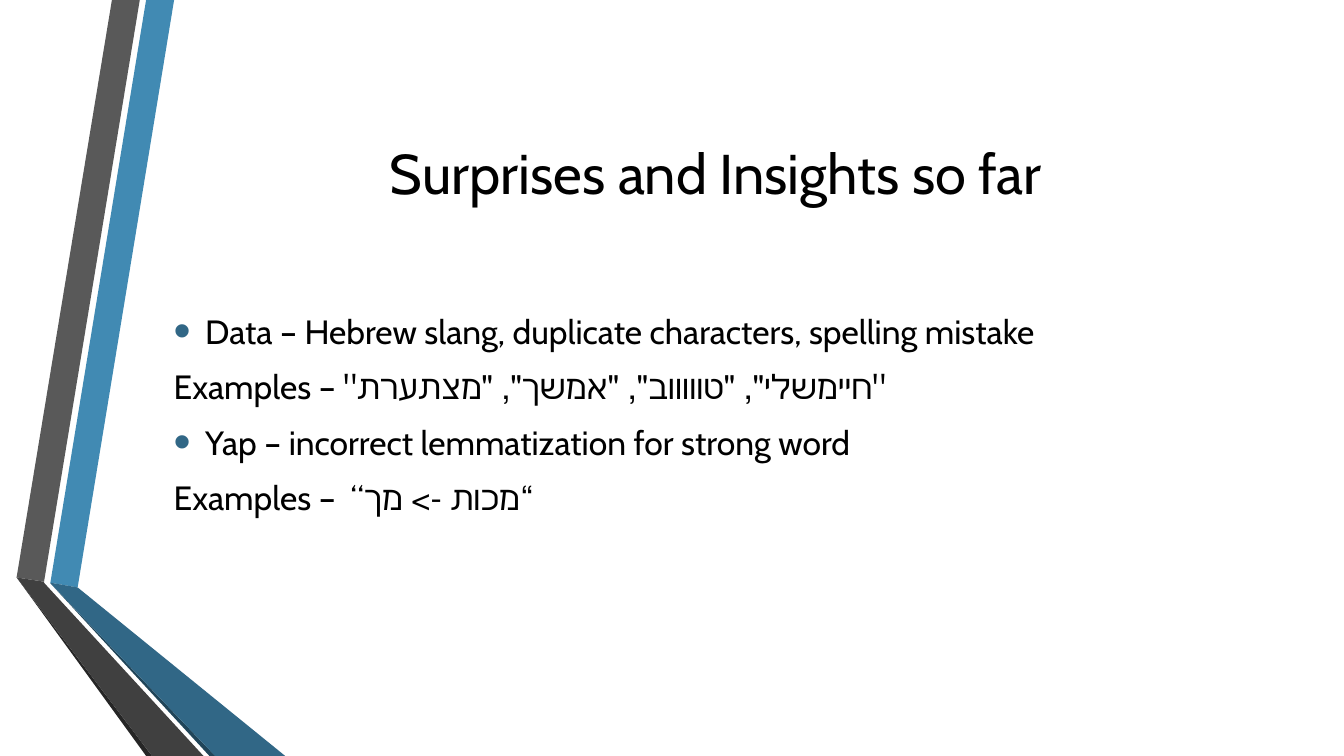
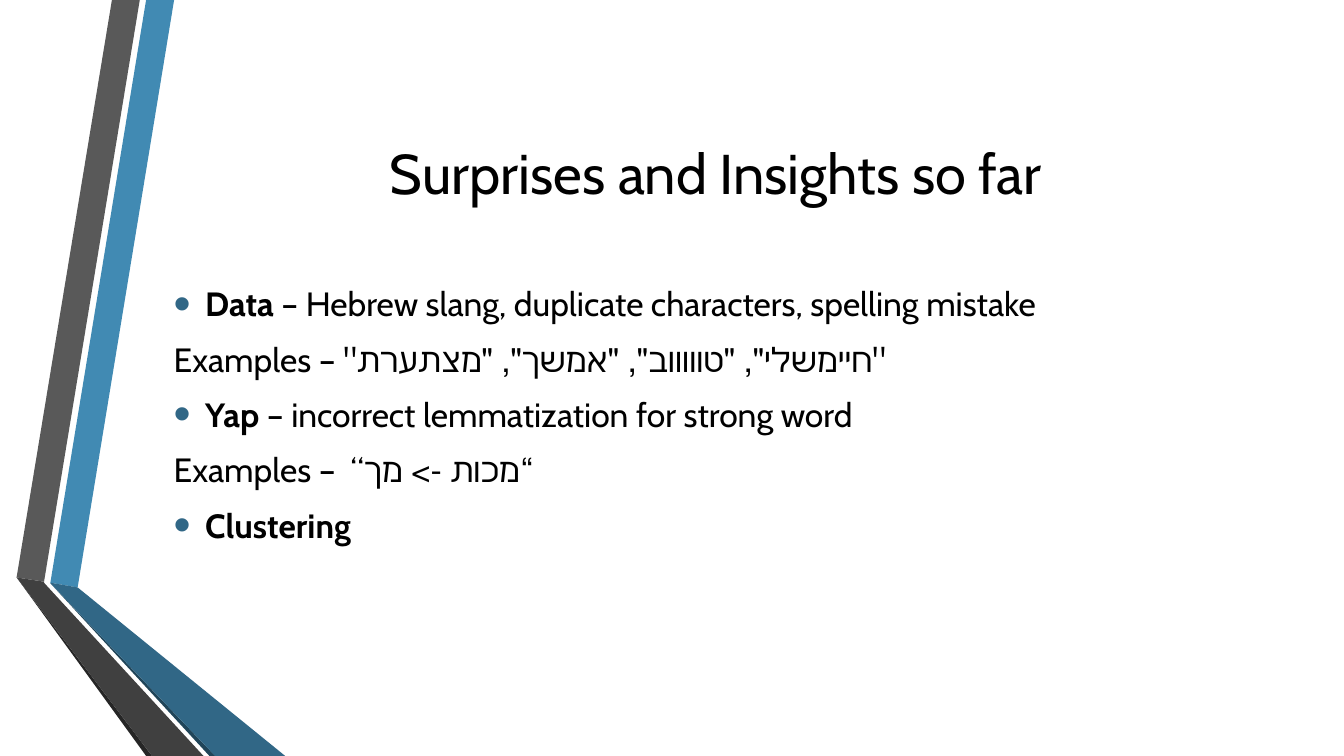
Before and after one commit to may-tal/nlpProject, a slide deck: slide 13 of CyberBullying.pptx (slide 12 before the commit). Drawn at 1344x756 pixels with LibreOffice and Linux fonts; fonts in the diff are those of the drawing; background and template pictures are left out. Boxes give left, top, right and bottom in pixels: in the first picture for what was removed or moved away, otherwise in the second. Text is boxed around its words. In the diff, an @@ line names an element or a change of style, - is before the commit and + after.

```diff
--- a/CyberBullying.pptx
+++ b/CyberBullying.pptx
@@ text at <box>205,290,1035,435</box>: bold on in "Data", "Yap" @@
@@ text at <box>205,512,351,546</box>: paragraph added @@
+• Clustering
```
Also in this commit, not shown: 8 other slides changed, 4 slides added, 3 slides removed.
